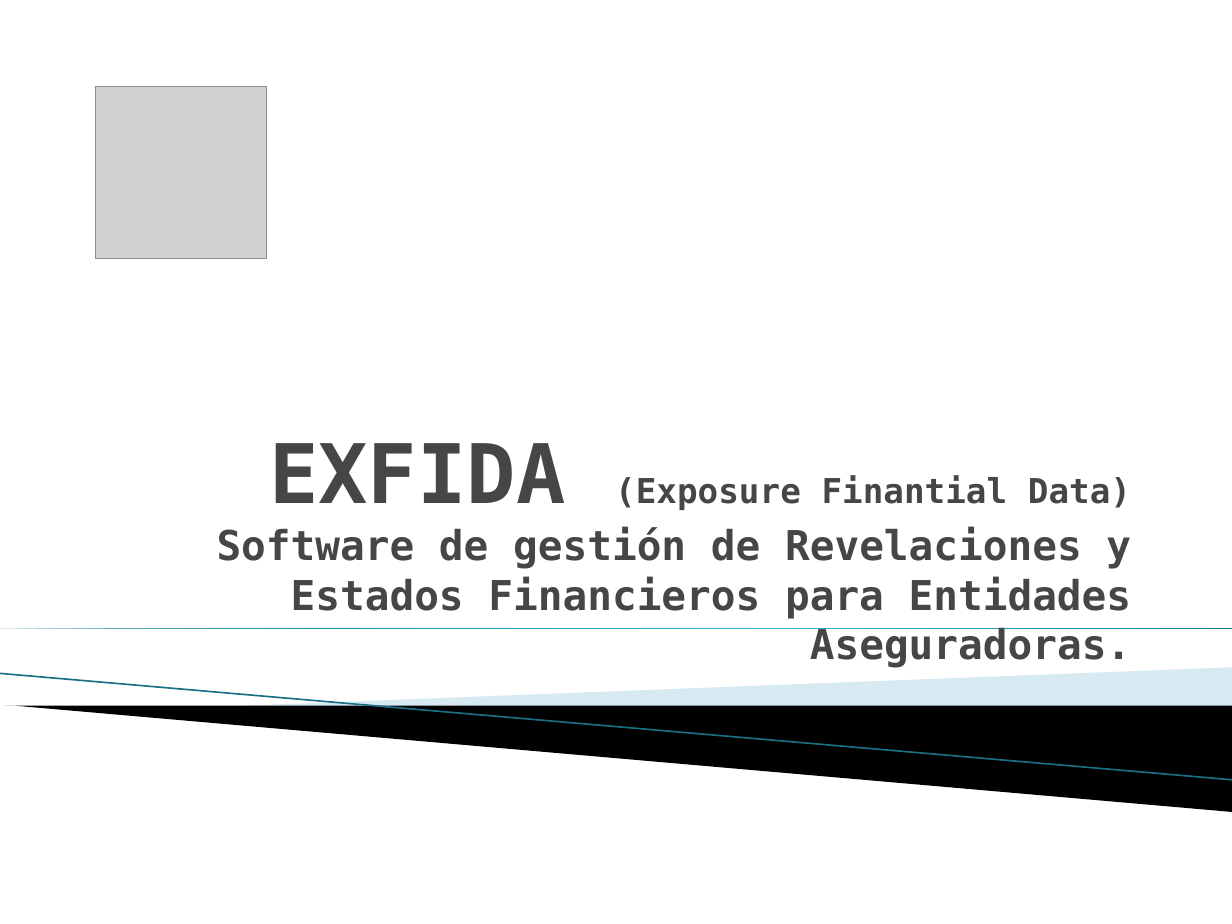
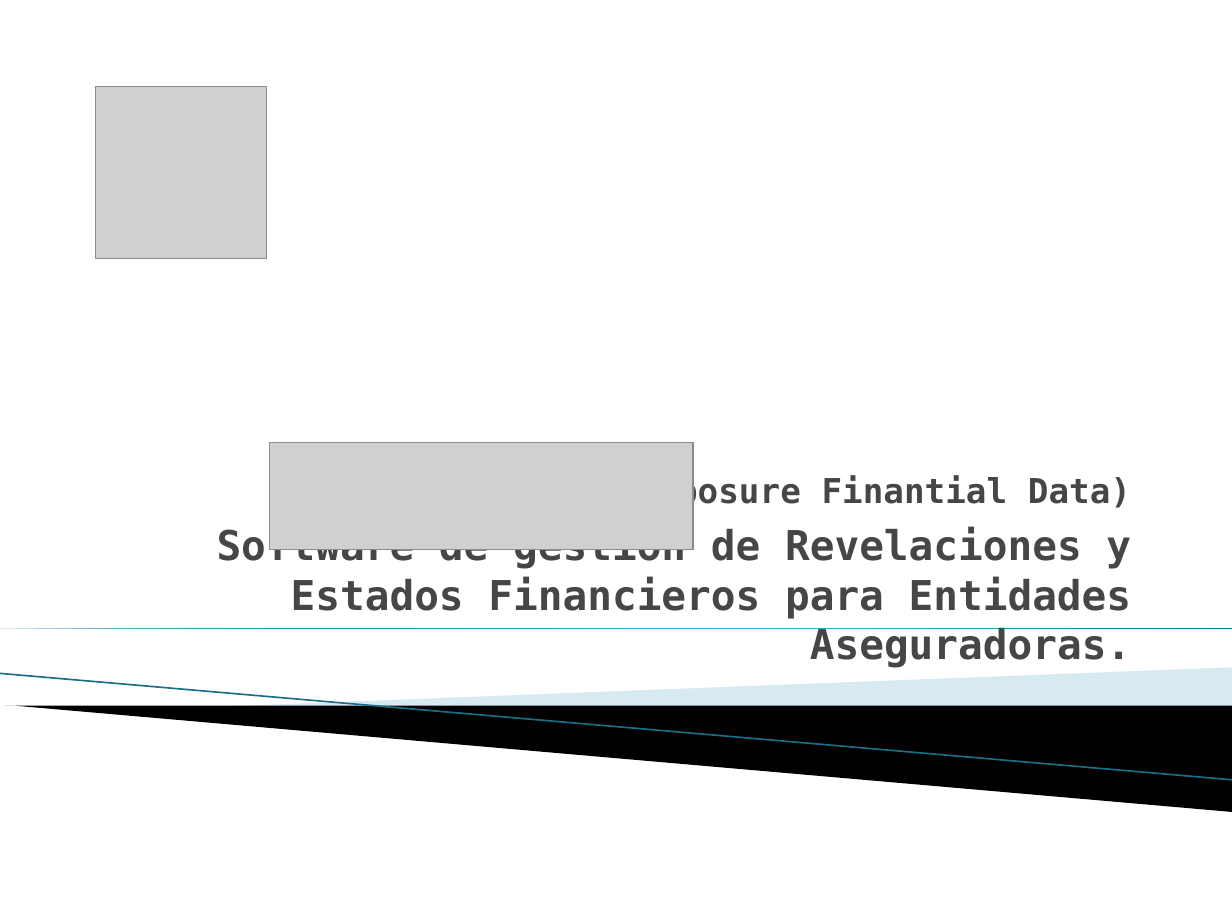
Before and after one commit to vicky1404/rev-ii, a slide deck: slide 1 of docs/comercial/brochure_2.pptx. Drawn at 1232x924 pixels with LibreOffice and Linux fonts; fonts in the diff are those of the drawing; grey boxes stand for pictures; background and template pictures are left out. Boxes give left, top, right and bottom in pixels: in the first picture for what was removed or moved away, otherwise in the second. Text is boxed around its words. In the diff, an @@ line names an element or a change of style, - is before the commit and + after.

```diff
--- a/docs/comercial/brochure_2.pptx
+++ b/docs/comercial/brochure_2.pptx
@@ picture added at (270, 442, 694, 549) @@
@@ title at (217, 476, 1132, 668): text changed @@
-EXFIDA (Exposure Finantial Data)
-Software de gestión de Revelaciones y Estados Financieros para Entidades Aseguradoras.
+(Exposure Finantial Data)
+Software de gestión de Revelaciones y Estados Financieros para Entidades Aseguradoras.
```
Also in this commit, not shown: 13 other slides changed.
